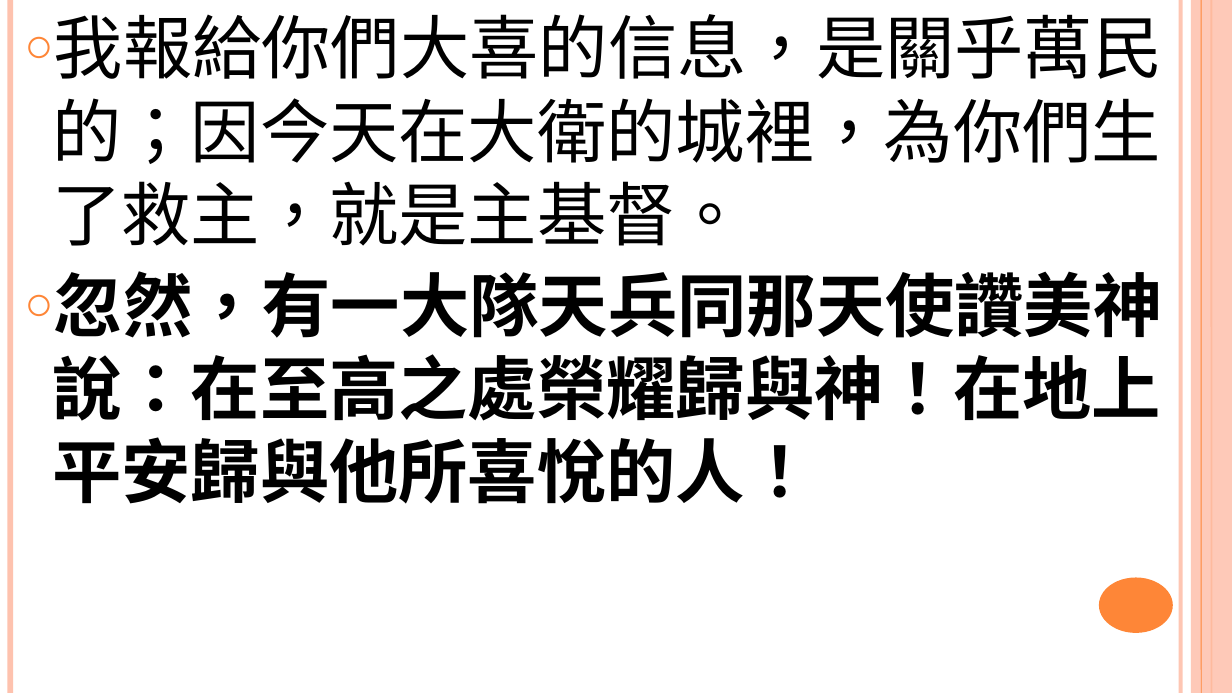
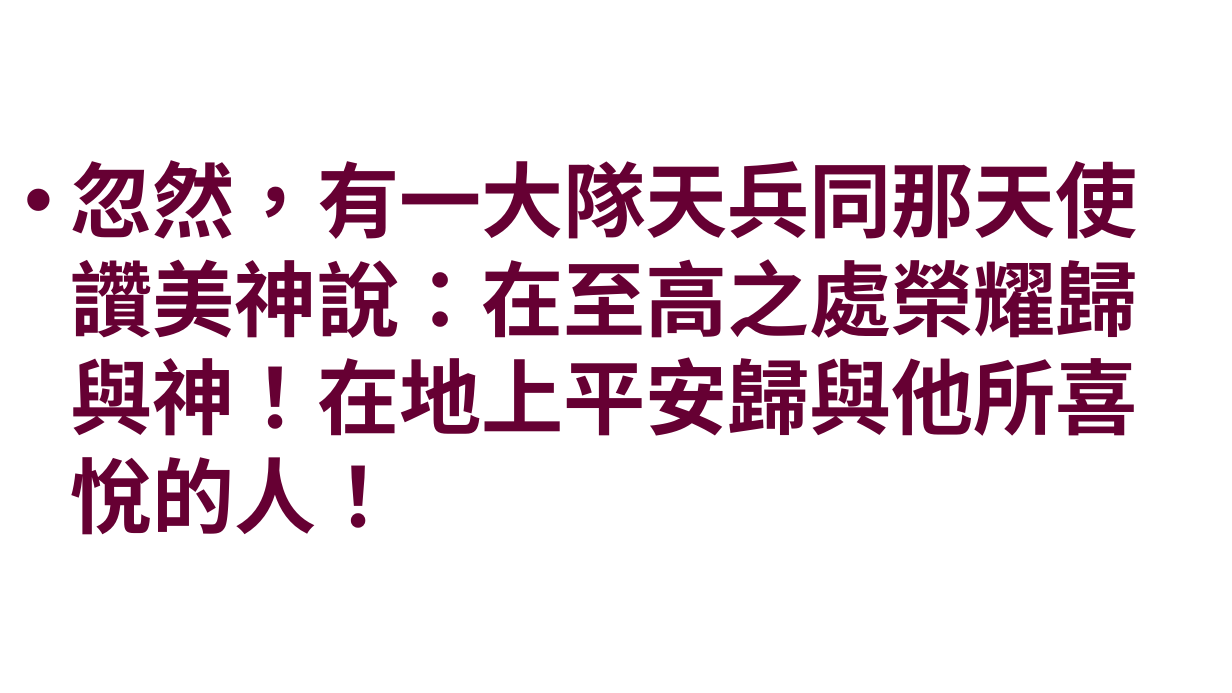
Before and after one commit to batisuoc/worship-resources, a slide deck: slide 6 of 6救主降生.pptx (slide 4 before the commit). Drawn at 1232x693 pixels with LibreOffice and Linux fonts; fonts in the diff are those of the drawing; background and template pictures are left out. Boxes give left, top, right and bottom in pixels: in the first picture for what was removed or moved away, otherwise in the second. Text is boxed around its words. In the diff, an @@ line names an element or a change of style, - is before the commit and + after.

```diff
--- a/6救主降生.pptx
+++ b/6救主降生.pptx
@@ line removed from (10, 0) to (10, 693) @@
@@ text "忽然，有一大隊天兵同那天使讚美神說：在至高之處榮耀歸與神！在地上平安歸與他所喜悅的人！" at bbox=[71, 160, 1138, 535]: size 54 to 64 pt, text colour #000000 to #660033; bullet ○ to •; more space between paragraphs; vertical alignment top to middle @@
@@ text at bbox=[52, 14, 1163, 246]: paragraph removed @@
-○ 我報給你們大喜的信息，是關乎萬民的；因今天在大衛的城裡，為你們生了救主，就是主基督。
@@ line removed from (1181, 0) to (1181, 693) @@
@@ rectangle removed at bbox=[1191, 0, 1232, 693] @@
@@ line removed from (1202, 0) to (1202, 693) @@
@@ line removed from (1212, 0) to (1212, 693) @@
@@ ellipse removed at bbox=[1099, 578, 1173, 633] @@
```
Also in this commit, not shown: 4 other slides changed, 3 slides added, 1 other file.
